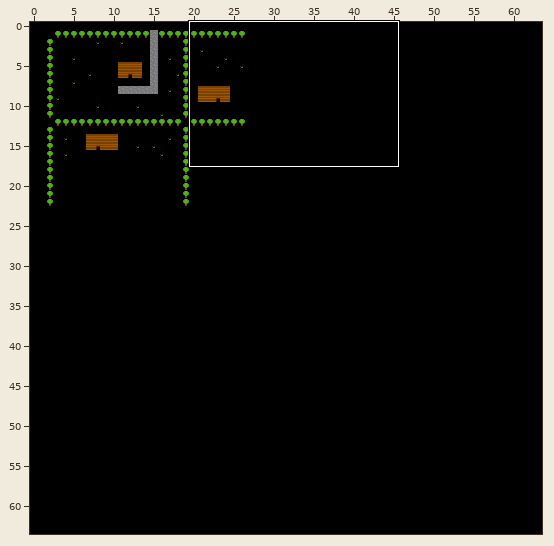
A Tiled map gets an edit: bin/Debug/net9.0/Content/suburb.tmx. Above, an overview of the earlier version with the close-up marked.
Close-up. Before:
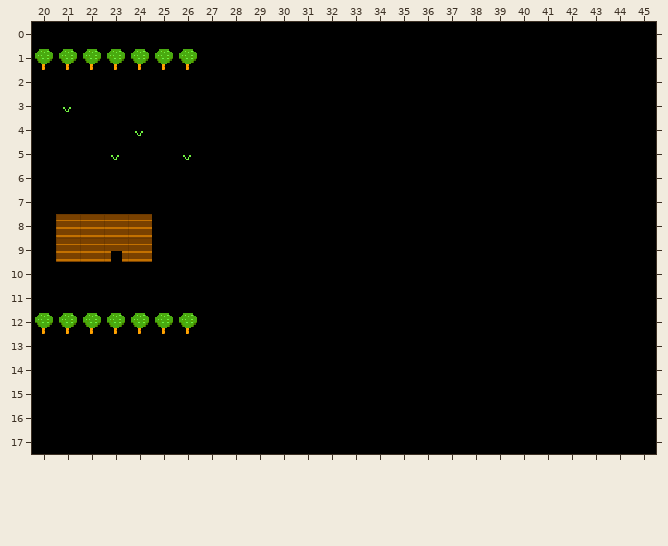
Cells are 16x16 px. Shown: x 20..45, y 0..17. The commit also changed other parts of the map, which this record leaves out.
New version:
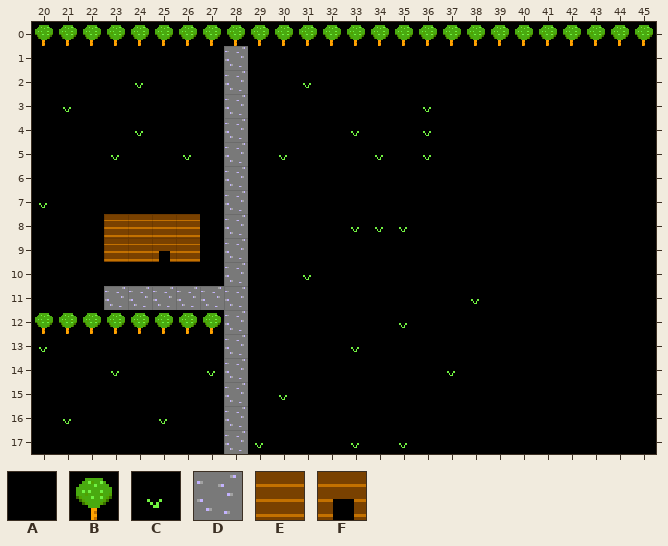
Key: from "tileset": A 0, B 1, C 2, D 3, E 4, F 5.
_ is an empty cell, # one hidden under a higher layer.
The edit:
Layer "main":
y 0: x 28 A -> #
y 1: x 20..26 BBBBBBB -> AAAAAAA; x 28 A -> D
y 2: x 24 A -> C; x 28 A -> D; x 31 A -> C
y 3: x 28 A -> D; x 36 A -> C
y 4: x 28 A -> D; x 33 A -> C; x 36 A -> C
y 5: x 28 A -> D; x 30 A -> C; x 34 A -> C; x 36 A -> C
y 6: x 28 A -> D
y 7: x 20 A -> C; x 28 A -> D
y 8: x 21..22 EE -> AA; x 25..26 AA -> EE; x 28 A -> D; x 33..35 AAA -> CCC
y 9: x 21..23 EEF -> AAE; x 25..26 AA -> FE; x 28 A -> D
y 10: x 28 A -> D; x 31 A -> C
y 11: x 23..28 AAAAAA -> DDDDDD; x 38 A -> C
y 12: x 28 A -> D; x 35 A -> C
y 13: x 20 A -> C; x 28 A -> D; x 33 A -> C
y 14: x 23 A -> C; x 27..28 AA -> CD; x 37 A -> C
y 15: x 28 A -> D; x 30 A -> C
y 16: x 21 A -> C; x 25 A -> C; x 28 A -> D
y 17: x 28..29 AA -> DC; x 33 A -> C; x 35 A -> C
Layer "collision":
y 0: x 20..45 __________________________ -> BBBBBBBBBBBBBBBBBBBBBBBBBB
y 12: x 27 _ -> B
Boxes around the changes in both close-ups, in picture pixels (x1, y1, x2, y2):
changed: (35, 25, 653, 454)
